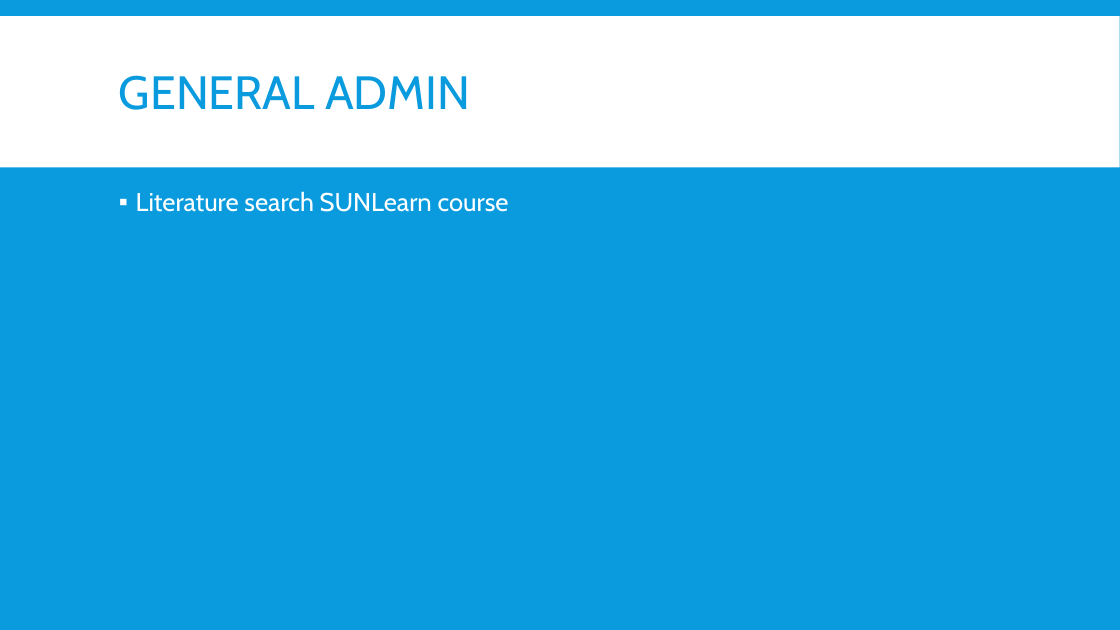
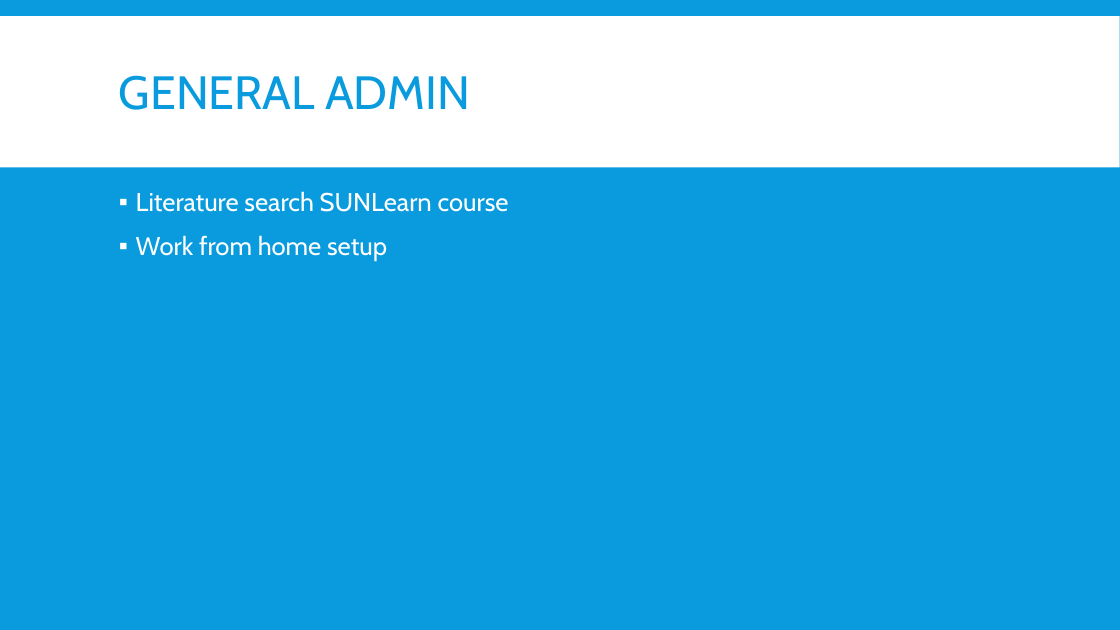
Before and after one commit to NaudeConradie/Masters-Project, a slide deck: slide 7 of Presentations/Meetings/2020-03-13/Meeting2020-03-13.pptx (slide 6 before the commit). Drawn at 1120x630 pixels with LibreOffice and Linux fonts; fonts in the diff are those of the drawing. Boxes give left, top, right and bottom in pixels: in the first picture for what was removed or moved away, otherwise in the second. Text is boxed around its words. In the diff, an @@ line names an element or a change of style, - is before the commit and + after.

```diff
--- a/Presentations/Meetings/2020-03-13/Meeting2020-03-13.pptx
+++ b/Presentations/Meetings/2020-03-13/Meeting2020-03-13.pptx
@@ text at (136, 235, 387, 260): paragraph added @@
+▪ Work from home setup
```
Also in this commit, not shown: 2 other slides changed, 1 slide added, 10 other files.
